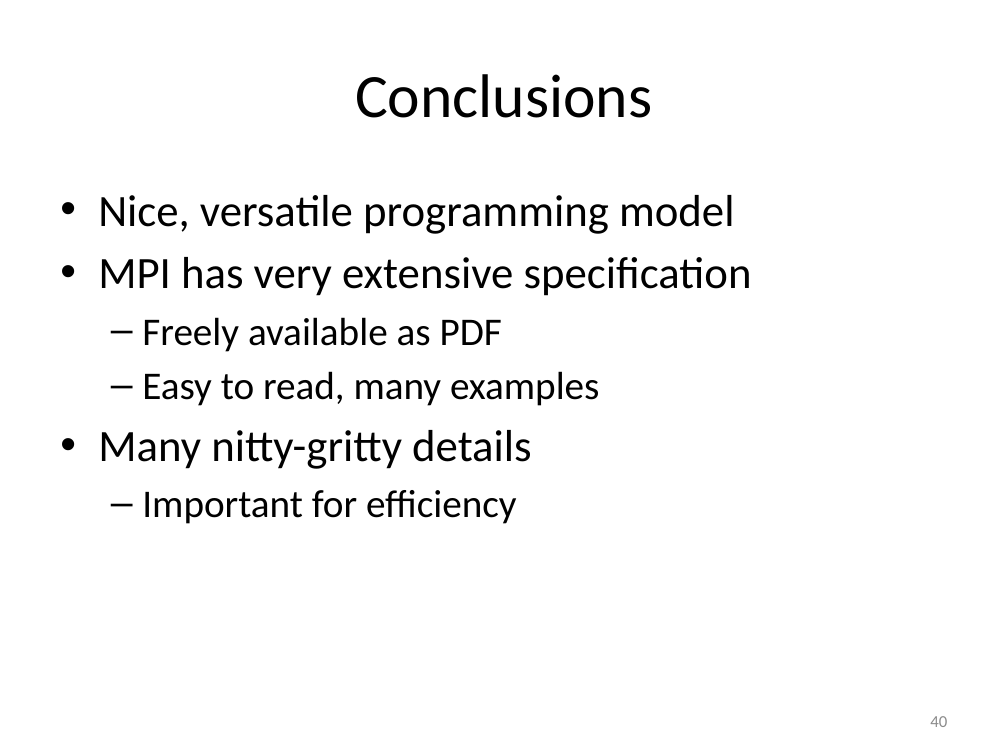
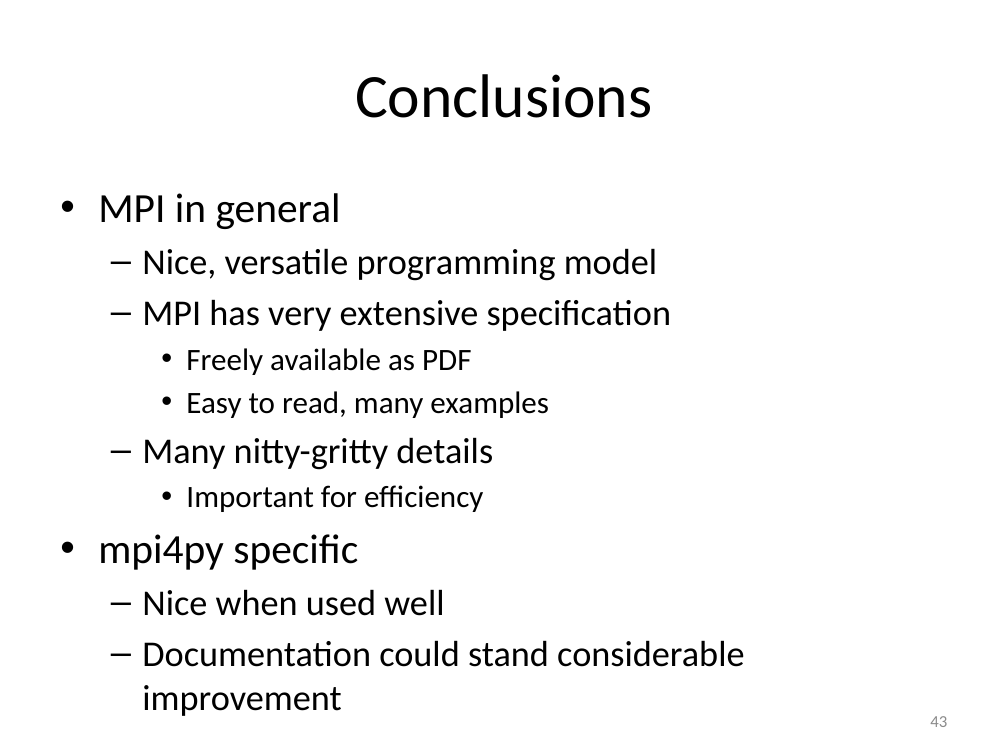
Before and after one commit to gjbex/training-material, a slide deck: slide 43 of Python/Mpi4py/mpi4py.pptx (slide 40 before the commit). Drawn at 1008x756 pixels with LibreOffice and Linux fonts; fonts in the diff are those of the drawing. Boxes give left, top, right and bottom in pixels: in the first picture for what was removed or moved away, otherwise in the second. Text is boxed around its words. In the diff, an @@ line names an element or a change of style, - is before the commit and + after.

Commit message:
Added slides on non-blocking communication; revised conclusions & material not covered

```diff
--- a/Python/Mpi4py/mpi4py.pptx
+++ b/Python/Mpi4py/mpi4py.pptx
@@ text at [98, 193, 341, 229]: paragraph added @@
+• MPI in general
@@ text at [142, 248, 672, 512]: size 32 to 25.9 pt in "Nice, versatile programming model", "MPI has very extensive specification", "Many nitty-gritty details"; size 28 to 22.2 pt in "Freely available as PDF", "Easy to read, many examples", "Important for efficiency"; bullet • to –; list level 1 to 2 in "Nice, versatile programming model"; list level 1 to 2 in "MPI has very extensive specification"; bullet – to •; list level 2 to 3 in "Freely available as PDF"; list level 2 to 3 in "Easy to read, many examples"; list level 1 to 2 in "Many nitty-gritty details"; list level 2 to 3 in "Important for efficiency" @@
@@ text at [98, 534, 744, 716]: paragraphs added @@
+• mpi4py specific
+  – Nice when used well
+  – Documentation could stand considerable improvement
@@ page number at [930, 716, 947, 727]: text changed @@
-40
+43
```
Also in this commit, not shown: 6 other slides changed, 6 slides added, 2 slides removed.
